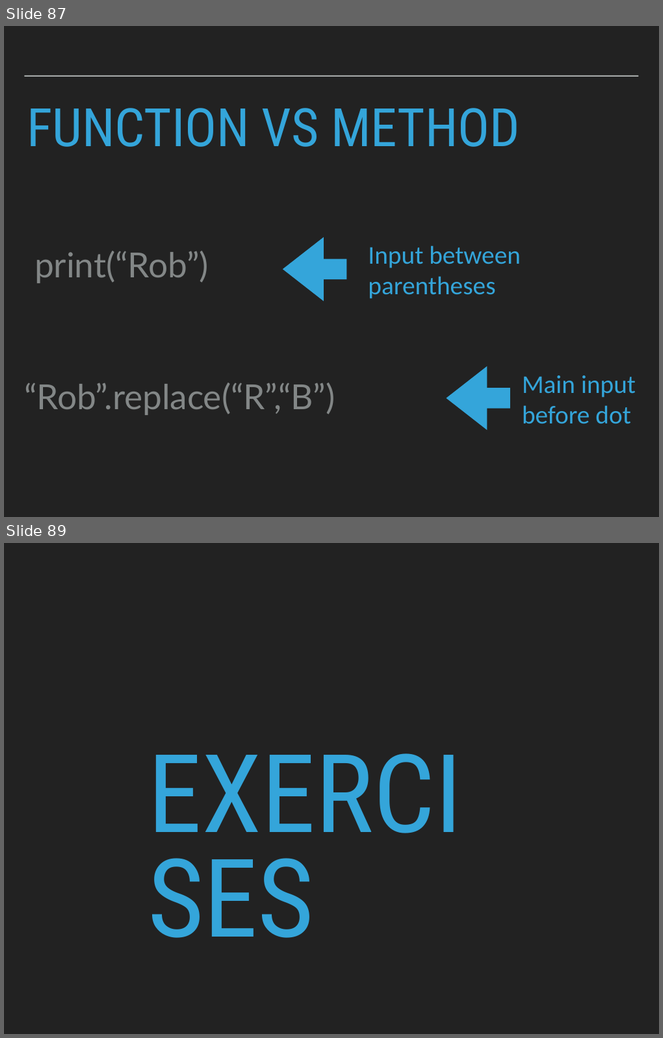
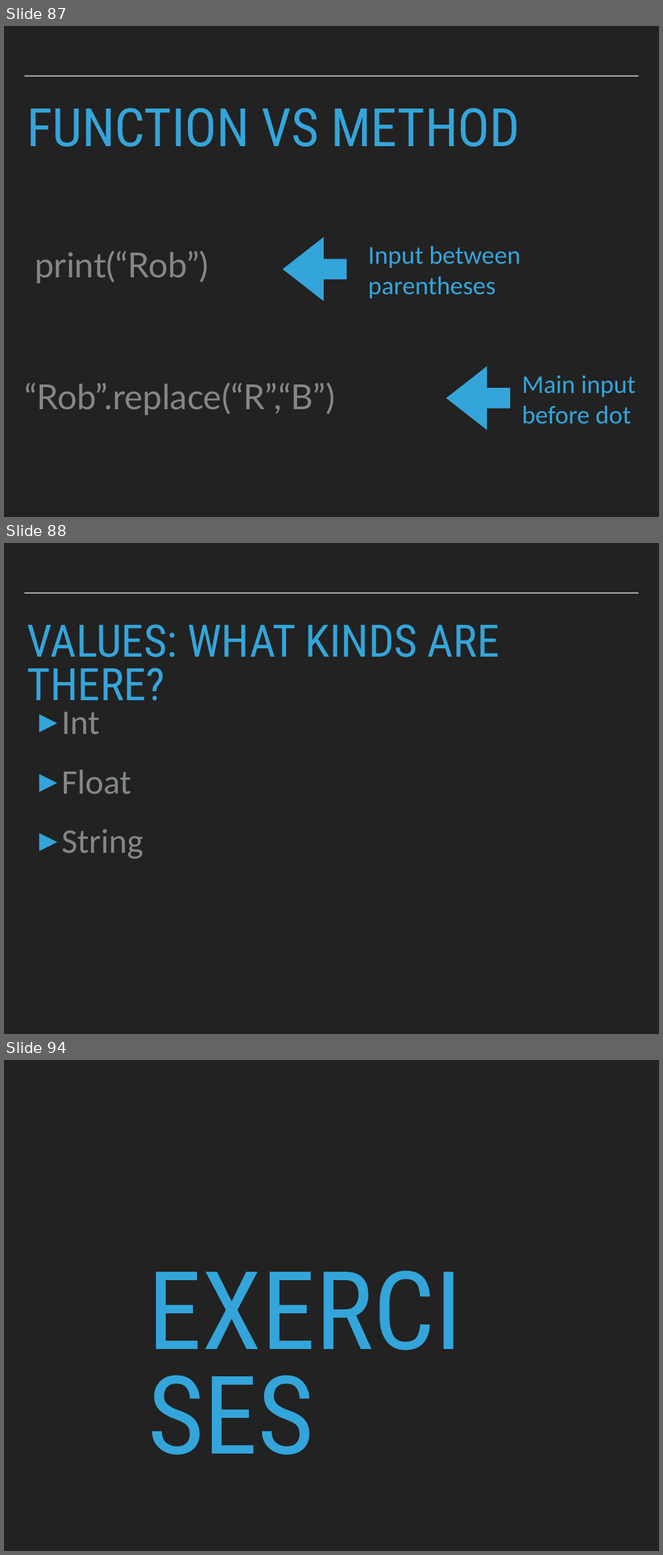
Before and after one commit to robcarrington/Week1_PythonForDataScience, a slide deck: Session1_Slides.pptx. Shown one above the other, each under a label of ours: slides 87 and 89 before the commit, slides 87, 88 and 94 after it; the slides between them are not shown. The pictures are 663x1038 and 663x1555 pixels, drawn with LibreOffice and Linux fonts; fonts in the diff are those of the drawing. Boxes give left, top, right and bottom in pixels: in the first picture for what was removed or moved away, otherwise in the second. Text is boxed around its words. In the diff, an @@ line names an element or a change of style, - is before the commit and + after.

```diff
--- a/Session1_Slides.pptx
+++ b/Session1_Slides.pptx
@@ slide 88 added at (4,543,659,1034), background #222222; not listed: 1 template element that a slide beside it also shows @@
@@ title added at (27,624,499,701), 70 pt, text #34A5DA @@
+VALUES: WHAT KINDS ARE THERE?
@@ text added at (62,712,144,859), 54 pt, text #838787 @@
+▸ Int
+▸ Float
+▸ String
@@ what was slide 89 is now slide 94 @@
```
Also in this commit, not shown: 1 slide changed, 4 other slides added, 4 other files.
